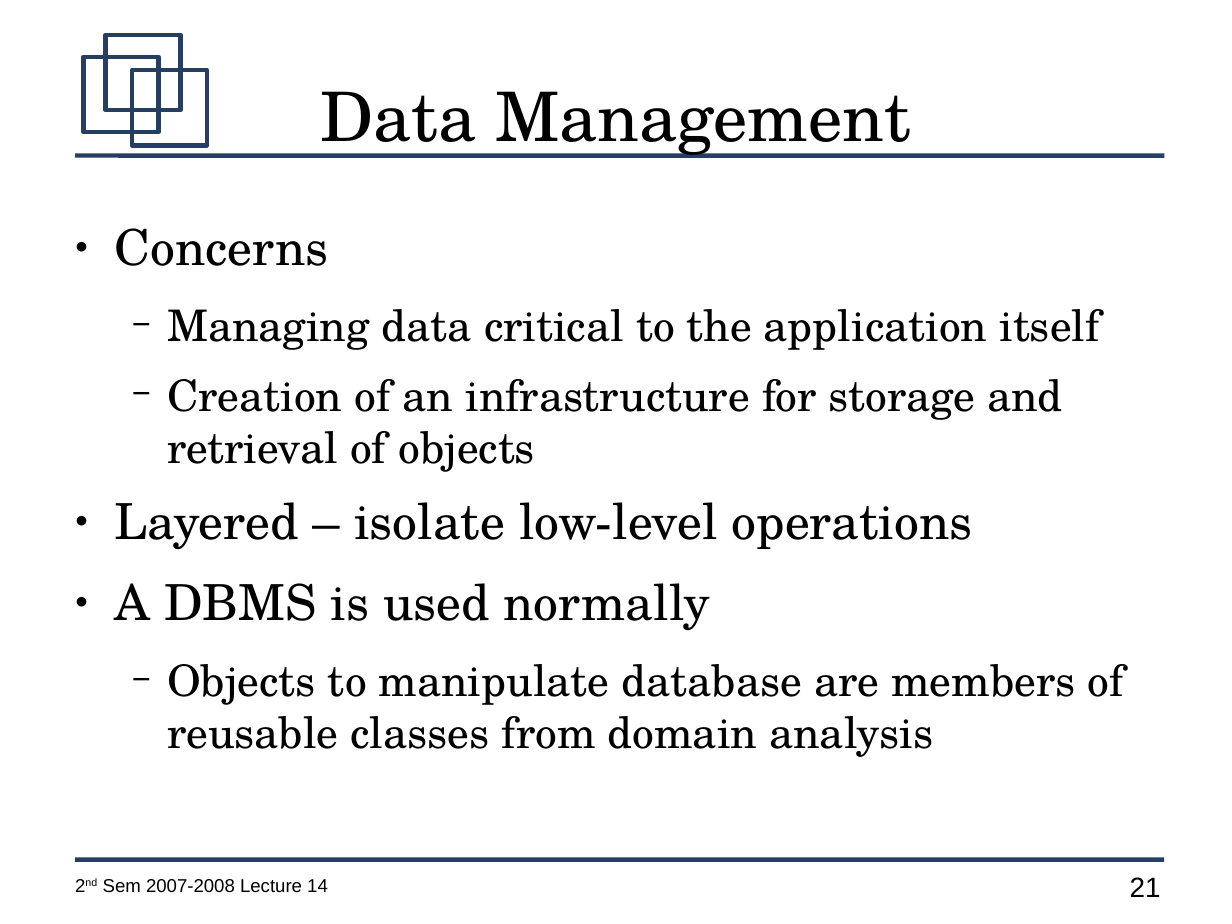
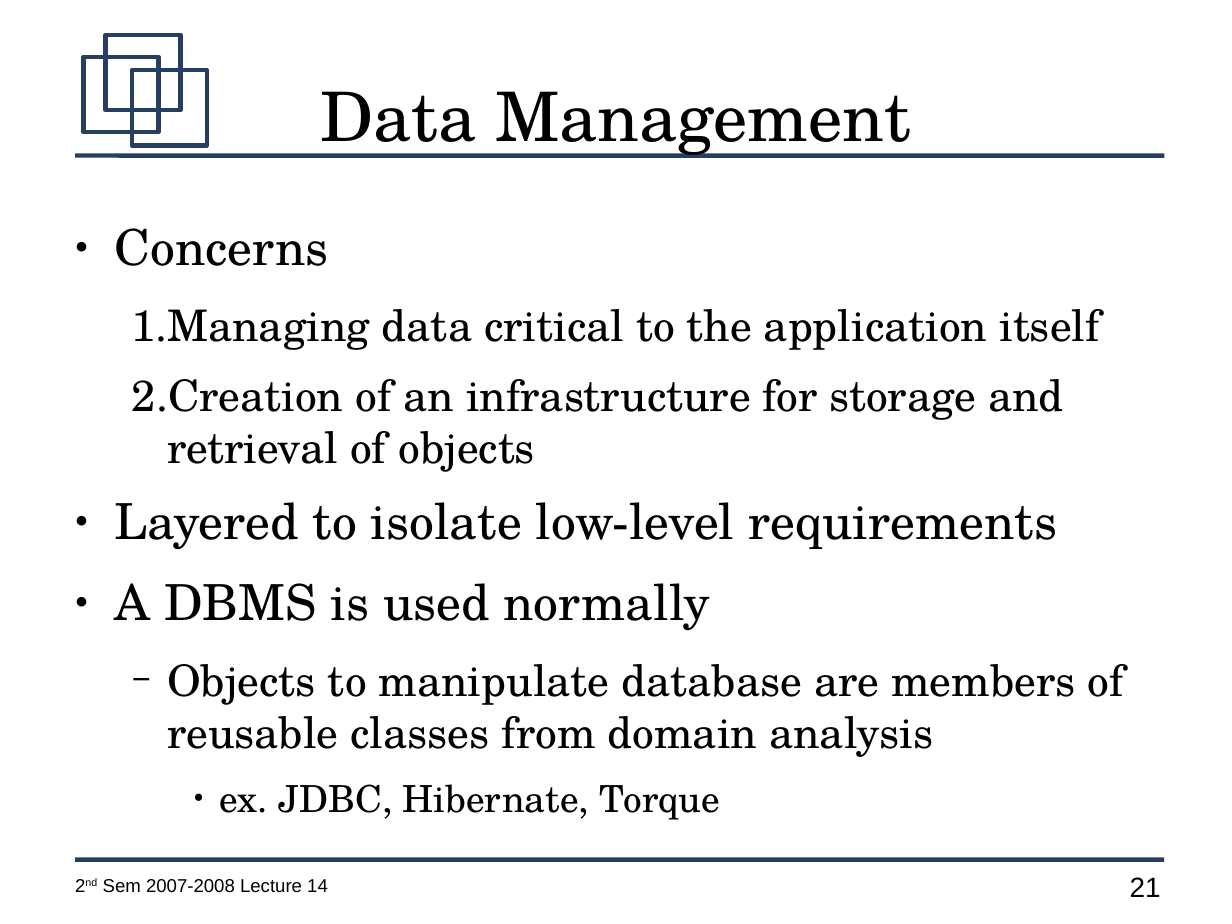
Before and after one commit to jachermocilla/jach-homepage, a slide deck: slide 21 of CMSC128-2nd-Sem-2007-L14.odp. Drawn at 1232x924 pixels with LibreOffice and Linux fonts; fonts in the diff are those of the drawing. Boxes give left, top, right and bottom in pixels: in the first picture for what was removed or moved away, otherwise in the second. Text is boxed around its words. In the diff, an @@ line names an element or a change of style, - is before the commit and + after.

```diff
--- a/CMSC128-2nd-Sem-2007-L14.odp
+++ b/CMSC128-2nd-Sem-2007-L14.odp
@@ text at (x1=132, y1=309, x2=1100, y2=472): bullet − to 1. @@
@@ text at (x1=114, y1=502, x2=1057, y2=550): text changed @@
-● Layered – isolate low-level operations
+● Layered to isolate low-level requirements
@@ text at (x1=220, y1=784, x2=720, y2=820): paragraph added @@
+    ● ex. JDBC, Hibernate, Torque
```
Also in this commit, not shown: 5 other slides changed, 2 slides added.
